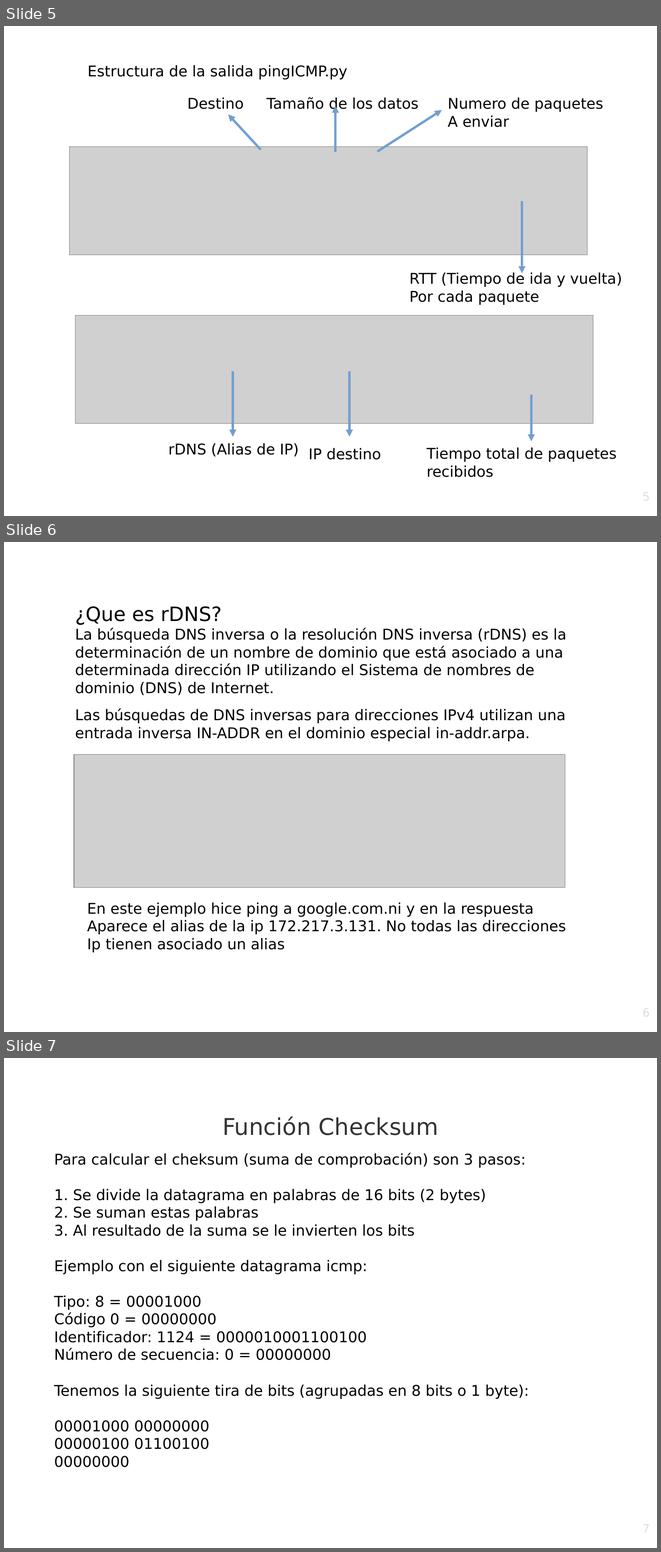
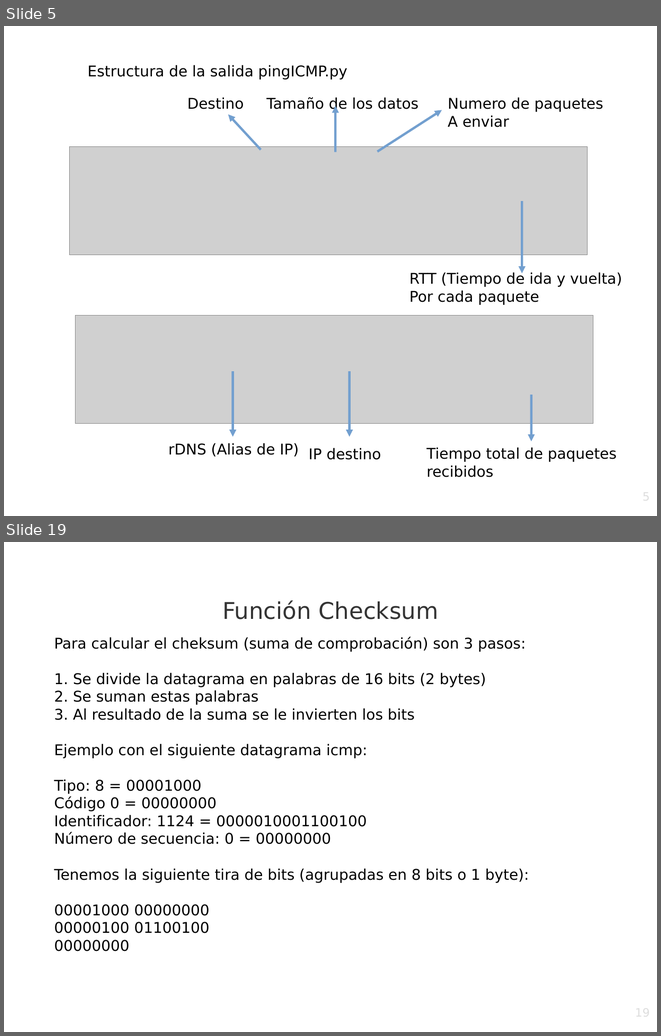
Before and after one commit to srealmoreno/Python, a slide deck: PING/ping.odp. Shown one above the other, each under a label of ours: slides 5, 6 and 7 before the commit, slides 5 and 19 after it; the slides between them are not shown. The pictures are 661x1552 and 661x1036 pixels, drawn with LibreOffice and Linux fonts; fonts in the diff are those of the drawing; grey boxes stand for pictures; background and template pictures are left out. Boxes give left, top, right and bottom in pixels: in the first picture for what was removed or moved away, otherwise in the second. Text is boxed around its words. In the diff, an @@ line names an element or a change of style, - is before the commit and + after.

Commit message:
PING

```diff
--- a/PING/ping.odp
+++ b/PING/ping.odp
@@ slide 6 removed at (4, 542, 657, 1032), background picture (left out) @@
@@ text removed at (75, 606, 566, 741) @@
-¿Que es rDNS?
-La búsqueda DNS inversa o la resolución DNS inversa (rDNS) es la determinación de un nombre de dominio que está asociado a una determinada dirección IP utilizando el Sistema de nombres de dominio (DNS) de Internet.
-Las búsquedas de DNS inversas para direcciones IPv4 utilizan una entrada inversa IN-ADDR en el dominio especial in-addr.arpa.
@@ picture removed at (74, 755, 565, 888) @@
@@ text removed at (87, 902, 566, 952) @@
-En este ejemplo hice ping a google.com.ni y en la respuesta
-Aparece el alias de la ip 172.217.3.131. No todas las direcciones
-Ip tienen asociado un alias
@@ page number removed at (498, 1005, 651, 1032) @@
-6
@@ what was slide 7 is now slide 19 @@
@@ page number at (498, 1005, 651, 1032): text changed @@
-7
+19
```
Also in this commit, not shown: 2 slides changed, 60 slides added, 2 other slides removed, 2 other files.
